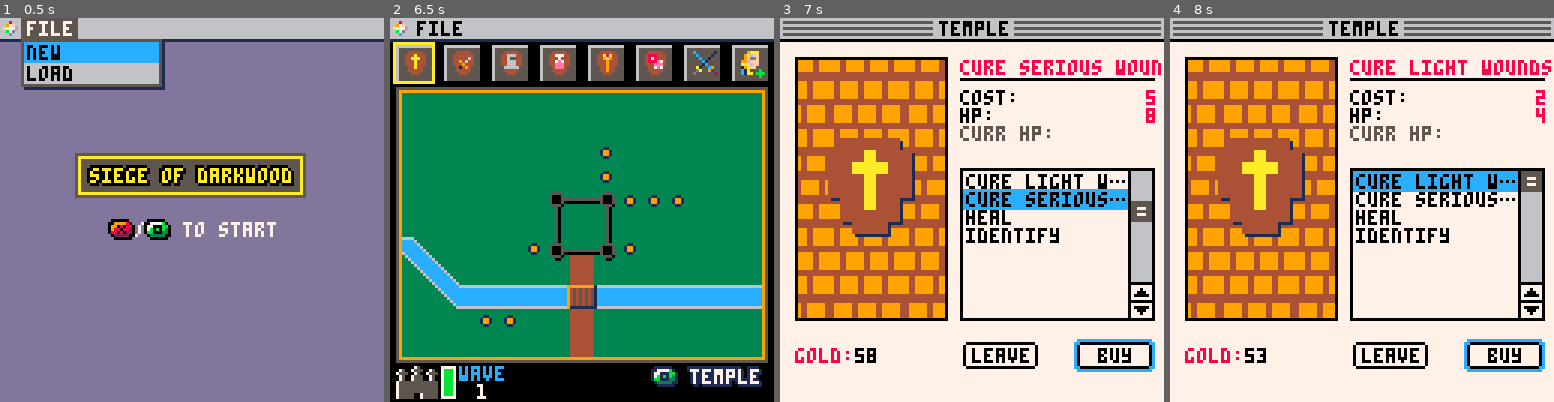
Above: before the commit, frames 1-4 (left to right).
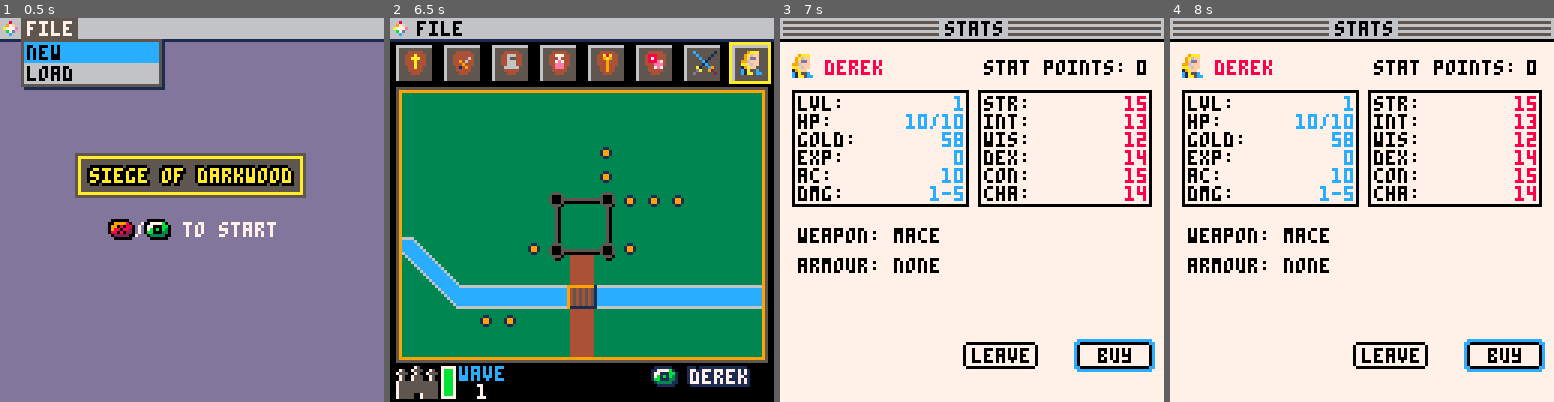
Above: after the commit, the same moments.

Repository: jessekremer/siege-of-darkwood
Game: PICO-8 cartridge siege_of_darkwood.p8
Same seed, same stepped clock (60 frames per second), same inputs: the game is played once before the commit and once after it.
Inputs:
- Up to frame 1 (0.5 s): tap O (Z key) at 0.33 s
- Up to frame 2 (6.5 s): tap O (Z key) at 0.7, 1.43, 2.22, 3.1, 3.98, 4.87, 5.75 s; tap X (X key) at 1.07, 2.07, 2.4, 2.73, 3.07, 3.4, 3.73, 4.07, 4.4, 4.73, 5.07, 5.4, 5.73, 6.07, 6.4 s; hold Left 1.97-2.37 s; hold Down 2.42-2.82 s; hold Right 2.87-3.53 s; hold Up 3.58-4.08 s; hold Right 4.13-4.53 s; hold Down 4.58-5.08 s; hold Left 5.13-5.8 s; hold Up 5.85-6.18 s; hold Left from 6.23 s (still down)
- Up to frame 3 (7 s): release Left at 6.63 s; tap O (Z key) at 6.63 s; hold Down from 6.68 s (still down); tap X (X key) at 6.73 s
- Up to frame 4 (8 s): tap X (X key) at 7.07, 7.4, 7.73 s; release Down at 7.08 s; hold Right 7.13-7.8 s; tap O (Z key) at 7.52 s; hold Up from 7.85 s (still down)

Frame 1 is identical in both runs. In frame 2, 1.0% of the frame differs, in the area x 0-100%, y 6-97%; in frame 3, 40%; in frame 4, 40%, in the area x 3-100%, y 0-90%.

Commit message:
leveling and xp works as expected. HP increases correctly on level up. Save/load/quit works but the current wave is reset on load (bug).

Diff:
--- a/siege_of_darkwood.p8
+++ b/siege_of_darkwood.p8
@@ -25,14 +25,14 @@
 		dead=false,
 		init=0,
 		type="derek",
-		stat_points=10,
+		stat_points=0,
 		castle_hp=100,
 		castle_max_hp=100,
 		magic={},
 		potions={},
 		bs="c"
 		}
-
+	reset_plyr=plyr
 	save_plyr=plyr
 	save_fmap={}
 	save_wave=1
@@ -584,8 +584,10 @@
 function control_field()
 	select=false
 	if(btnp(⬆️)) fmenu=true
-	if(btnp(⬅️) and field_pos>1) field_pos-=1
-	if(btnp(➡️) and field_pos<field_num) field_pos+=1
+	if(btnp(⬅️) and field_pos>0) field_pos-=1
+	if(btnp(⬅️) and field_pos<1) field_pos=8
+	if(btnp(➡️) and field_pos<9) field_pos+=1
+	if(btnp(➡️) and field_pos==9) field_pos=1
 	if(btnp(🅾️)) then
 		shop=field_pos
 		gamestate=3
@@ -807,7 +809,7 @@
 	print(plyr.cha,cx2-num_size(plyr.cha),56,8)
 
 	sy=26+6*(spos-1)
-	spr(41,cx2-14,sy)
+	if(plyr.stat_points>0) spr(41,cx2-14,sy)
 
 	if (but_pos==2 and select and plyr.stat_points>0) then
 		if(spos==1) plyr.str+=1
@@ -839,13 +841,6 @@
 	button(101,110,"buy",not b)
 end
 
-function derek_items()
-	title="items"
-	map(0,0)
-	tx=centre_text(title)
-	rectfill(tx-1,1,128-tx+1,6,6)
-	print(title,tx+1,1,0)
-end
 -->8
 --waves
 function wave_init()
@@ -1289,31 +1284,30 @@
 
 function level(xp)
 	lvl = plyr.lvl
-	--xp=xp/100
 	--max number in pico-8 is 32768
-	if(xp>=3 and lvl<2) lvl=2
-	if(xp>=9 and lvl<3) lvl=3
-	if(xp>=27 and lvl<4) lvl=4
-	if(xp>=65 and lvl<5) lvl=5
-	if(xp>=140 and lvl<6) lvl=6
-	if(xp>=230 and lvl<7) lvl=7
-	if(xp>=340 and lvl<8) lvl=8
-	if(xp>=480 and lvl<9) lvl=9
-	if(xp>=640 and lvl<10) lvl=10
-	if(xp>=850 and lvl<11) lvl=11
-	if(xp>=1000 and lvl<12) lvl=12
-	if(xp>=1200 and lvl<13) lvl=13
-	if(xp>=1400 and lvl<14) lvl=14
-	if(xp>=1650 and lvl<15) lvl=15
-	if(xp>=1950 and lvl<16) lvl=16
-	if(xp>=2250 and lvl<17) lvl=17
-	if(xp>=2650 and lvl<18) lvl=18
-	if(xp>=3050 and lvl<19) lvl=19
-	if(xp>=3550 and lvl<20) lvl=20
+	if(xp>=30 and lvl<2) lvl=2 xp-=30
+	if(xp>=60 and lvl<3) lvl=3 xp-=60
+	if(xp>=180 and lvl<4) lvl=4 xp-=180
+	if(xp>=380 and lvl<5) lvl=5 xp-=380
+	if(xp>=750 and lvl<6) lvl=6 xp-=750
+	if(xp>=900 and lvl<7) lvl=7 xp-=900
+	if(xp>=1100 and lvl<8) lvl=8 xp-=1100
+	if(xp>=1400 and lvl<9) lvl=9 xp-=1400
+	if(xp>=1600 and lvl<10) lvl=10 xp-=1600
+	if(xp>=2100 and lvl<11) lvl=11 xp-=2100
+	if(xp>=1500 and lvl<12) lvl=12 xp-=1500
+	if(xp>=2000 and lvl<13) lvl=13 xp-=2000
+	if(xp>=2000 and lvl<14) lvl=14 xp-=2000
+	if(xp>=2500 and lvl<15) lvl=15 xp-=2500
+	if(xp>=3000 and lvl<16) lvl=16 xp-=3000
+	if(xp>=3000 and lvl<17) lvl=17 xp-=3000
+	if(xp>=4000 and lvl<18) lvl=18 xp-=4000
+	if(xp>=4000 and lvl<19) lvl=19 xp-=4000
+	if(xp>=5000 and lvl<20) lvl=20 xp-=5000
 	if(lvl>plyr.lvl) then
 		tlog = tlog.."derek leveled up to "..tostr(lvl).."!"
 		plyr.stat_points+=1
-		plyr.hp+=droll(6,1)+bonus(plyr.con)
+		plyr.hp+=droll(1,6)+bonus(plyr.con)
 	end
 	plyr.lvl = lvl
 end
@@ -1336,7 +1330,7 @@
 			ac=15,
 			type=type,
 			spr=192,
-			exp=50,
+			exp=5,
 			gold=10,
 			init=initiative(bonus(14))
 			}
@@ -1357,7 +1351,7 @@
 			ac=10,
 			type=type,
 			spr=193,
-			exp=100,
+			exp=10,
 			gold=20,
 			init=initiative(bonus(12))
 			}
@@ -1378,7 +1372,7 @@
 			ac=18,
 			type=type,
 			spr=194,
-			exp=700,
+			exp=70,
 			gold=100,
 			init=initiative(bonus(11))
 			}
@@ -1425,13 +1419,23 @@
 end
 
 function picobar_act(act)
-	if(act=="save") save()
+	if(act=="save") save() fmenu=false
 	if(act=="load") load() fmenu=false
 	if(act=="new")then
 		gamestate=1
 		fmenu=false
 	end
-	if(act=="quit") _init()
+	if(act=="quit") reset()
+end
+
+function reset()
+	plyr=reset_plyr
+	fmap={}
+	wave=1
+	wave_init()
+	field_pos=1
+	fmenu=false
+	gamestate=0
 end
 
 function save()
